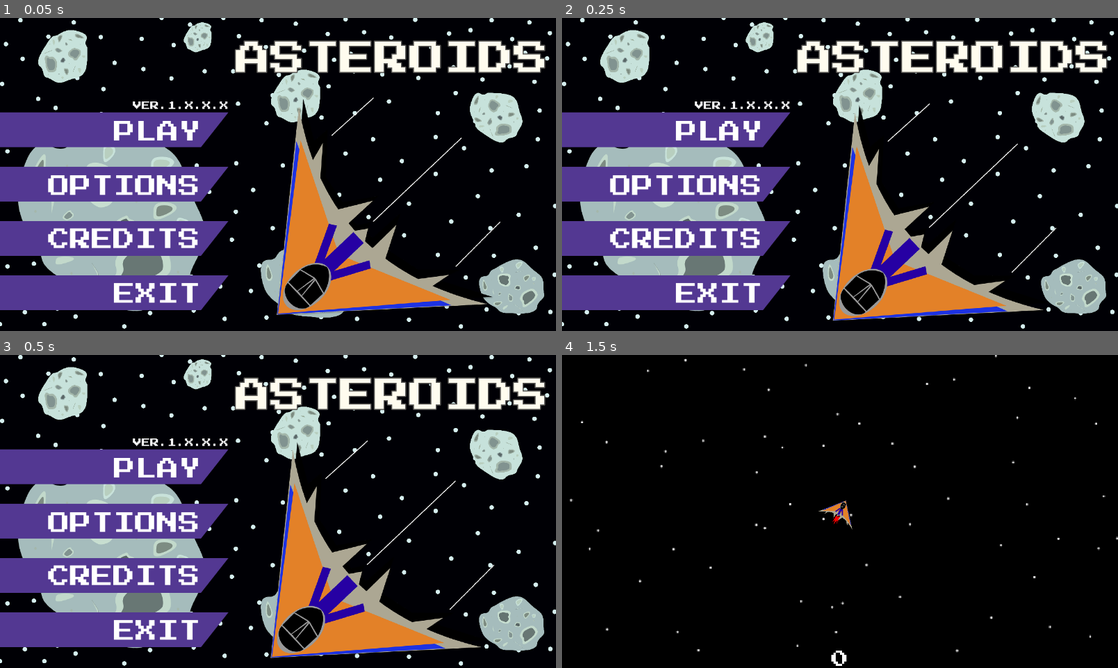
Above: before the commit, frames 1-4 (two rows, left to right).
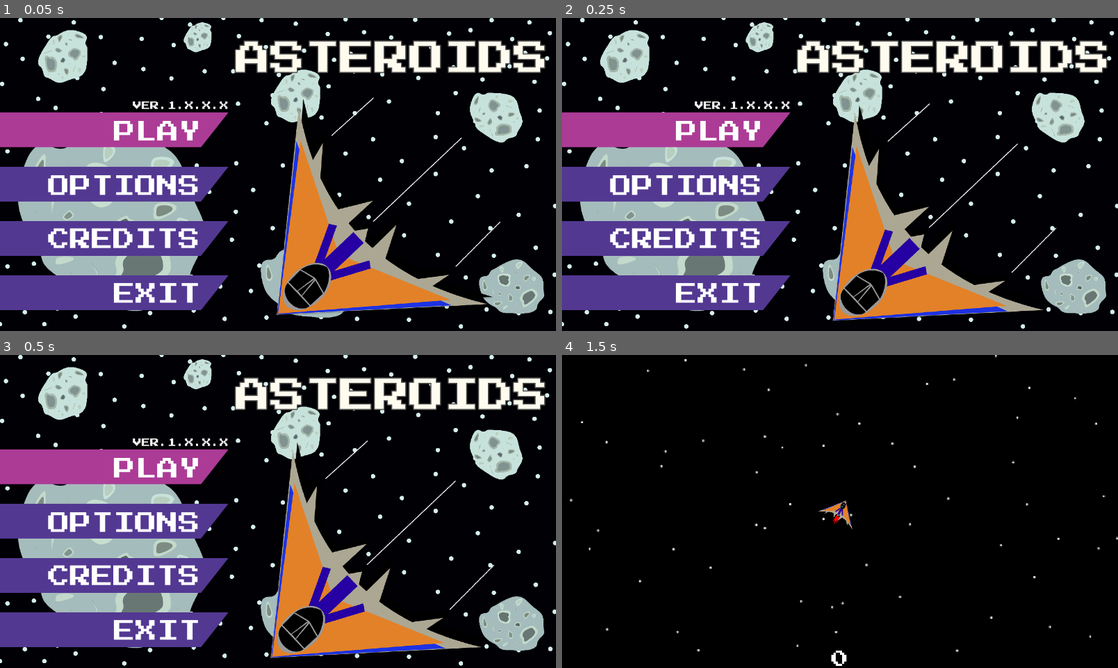
Above: after the commit, the same moments.

Repository: JustALover/Assteroids
Game: Godot game, scene res://Escenas/Assteroids Title Screen Menu/main_title_assteroids.tscn
Two runs of this game, one before a commit and one after it. Both use one fixed random seed, a clock stepped at 60 frames per second and the inputs below. The engine's default icon, where the game draws it, is replaced by a stand-in: a white triangle on a blue panel in a dark square.
Inputs (mouse positions are in pixels of both pictures, inside the frame that each line leads up to):
- Up to frame 1 (0.05 s): no input
- Up to frame 2 (0.25 s): no input
- Up to frame 3 (0.5 s): no input
- Up to frame 4 (1.5 s): click "PLAY" at 0.5 s; tap Enter at 1.25 s; move the mouse to (962, 495) at 1.27 s; hold D (RIGHT) from 1.28 s (still down); hold Shift (BOOST MOVEMENT) from 1.28 s (still down)

The runs differ from the first frame. In frame 1, 4.0% of the frame differs, in the area x 0-41%, y 30-42%; in frame 2, 4.0%; in frame 3, 4.0%; in frame 4, nothing differs.

Commit message:
Added: Focus to main menu buttons
-Added Focus to main menu buttons, now you can click the buttons with the mouse or the keyboard buttons:
W: UP
S: DOWN
E: CONFIRM
ENTER: CONFIRM

Diff:
--- a/Escenas/Assteroids Title Screen Menu/main_title_assteroids.gd
+++ b/Escenas/Assteroids Title Screen Menu/main_title_assteroids.gd
@@ -4,6 +4,7 @@
 # Called when the node enters the scene tree for the first time.
 func _ready() -> void:
 	$MilanoPaLantePaTraAnim.play("Milano (Pa-lante Pa-tra)")
+	$PanelContainer/HBoxContainer/LeftContainer/ButtonsPlayerContainer/PlayButton.grab_focus()
 
 
 
--- a/Escenas/Assteroids Title Screen Menu/main_title_assteroids.tscn
+++ b/Escenas/Assteroids Title Screen Menu/main_title_assteroids.tscn
@@ -5,6 +5,7 @@
 [ext_resource type="Texture2D" uid="uid://ohrqbanby11k" path="res://Texturas/Fondos/Main title BG 4k.png" id="2_j22t0"]
 [ext_resource type="PackedScene" uid="uid://2gtwg7703r35" path="res://Escenas/Buttons/play_button_title.tscn" id="3_j22t0"]
 [ext_resource type="Texture2D" uid="uid://d3ivwjxu7fxrb" path="res://Texturas/MilanoFast 1.png" id="4_dk712"]
+[ext_resource type="Texture2D" uid="uid://bgl2vrxhvxyv8" path="res://Texturas/Botones/Menu Principal/play_button_hover (2).png" id="6_j22t0"]
 
 [sub_resource type="Animation" id="Animation_clr4r"]
 resource_name = "new_animation"
@@ -116,6 +117,9 @@
 [node name="PlayButton" parent="PanelContainer/HBoxContainer/LeftContainer/ButtonsPlayerContainer" unique_id=1522335118 instance=ExtResource("3_j22t0")]
 texture_filter = 1
 layout_mode = 2
+focus_neighbor_top = NodePath("../ExitButton")
+focus_neighbor_bottom = NodePath("../OptionsButton")
+texture_focused = ExtResource("6_j22t0")
 
 [node name="PlayLabel" type="Label" parent="PanelContainer/HBoxContainer/LeftContainer/ButtonsPlayerContainer/PlayButton" unique_id=581305589]
 layout_mode = 1
@@ -137,6 +141,9 @@
 [node name="OptionsButton" parent="PanelContainer/HBoxContainer/LeftContainer/ButtonsPlayerContainer" unique_id=1595140822 instance=ExtResource("3_j22t0")]
 texture_filter = 1
 layout_mode = 2
+focus_neighbor_top = NodePath("../PlayButton")
+focus_neighbor_bottom = NodePath("../CreditsButton")
+texture_focused = ExtResource("6_j22t0")
 
 [node name="Options" type="Label" parent="PanelContainer/HBoxContainer/LeftContainer/ButtonsPlayerContainer/OptionsButton" unique_id=1730376983]
 layout_mode = 1
@@ -158,6 +165,9 @@
 [node name="CreditsButton" parent="PanelContainer/HBoxContainer/LeftContainer/ButtonsPlayerContainer" unique_id=27877043 instance=ExtResource("3_j22t0")]
 texture_filter = 1
 layout_mode = 2
+focus_neighbor_top = NodePath("../OptionsButton")
+focus_neighbor_bottom = NodePath("../ExitButton")
+texture_focused = ExtResource("6_j22t0")
 
 [node name="CreditsLabel" type="Label" parent="PanelContainer/HBoxContainer/LeftContainer/ButtonsPlayerContainer/CreditsButton" unique_id=945505235]
 layout_mode = 1
@@ -179,6 +189,9 @@
 [node name="ExitButton" parent="PanelContainer/HBoxContainer/LeftContainer/ButtonsPlayerContainer" unique_id=1535760790 instance=ExtResource("3_j22t0")]
 texture_filter = 1
 layout_mode = 2
+focus_neighbor_top = NodePath("../CreditsButton")
+focus_neighbor_bottom = NodePath("../PlayButton")
+texture_focused = ExtResource("6_j22t0")
 
 [node name="ExitLabel" type="Label" parent="PanelContainer/HBoxContainer/LeftContainer/ButtonsPlayerContainer/ExitButton" unique_id=501993737]
 layout_mode = 1
